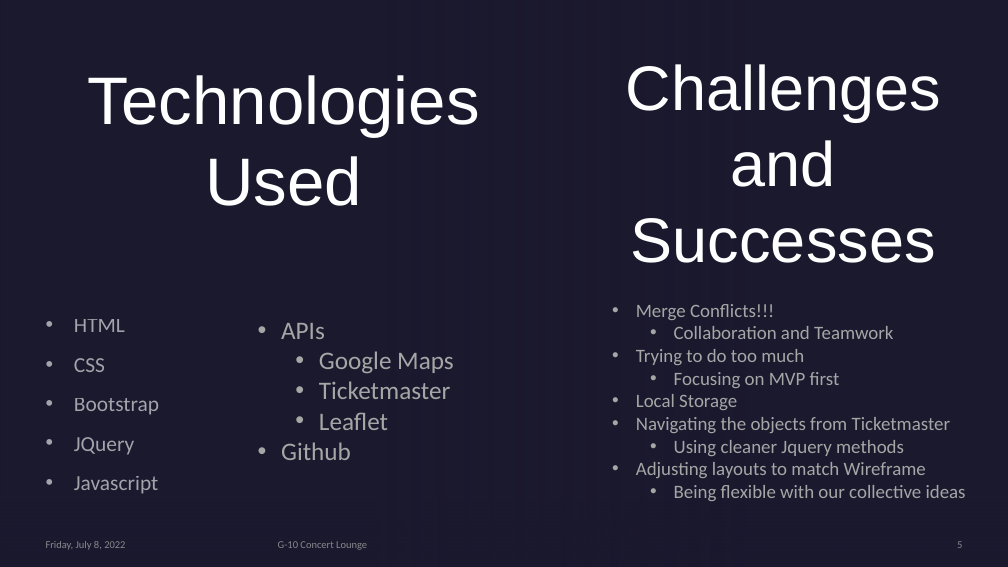
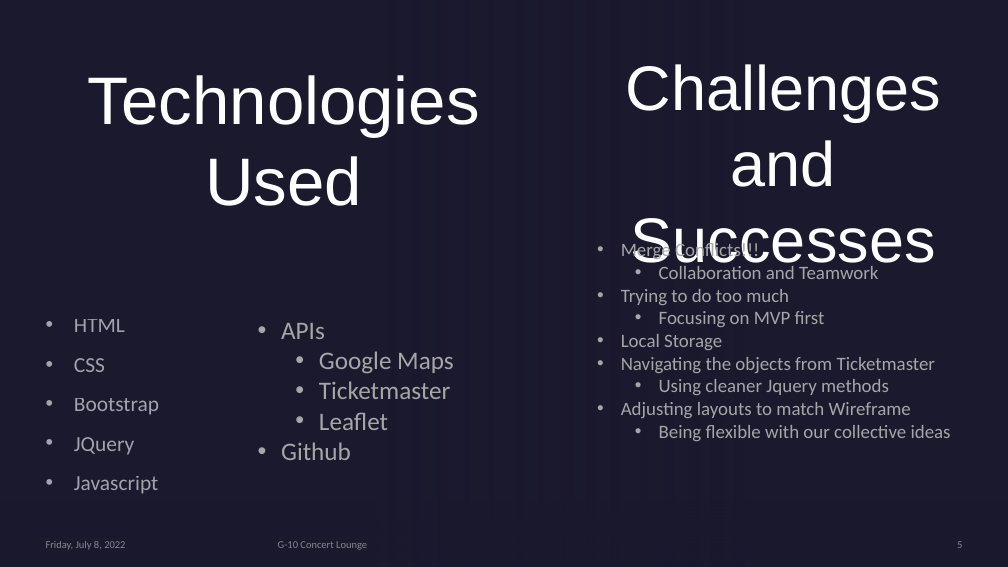
Before and after one commit to huntersteffner/Concert-Finder, a slide deck: slide 5 of Presentation/G-10 Presentation.pptx. Drawn at 1008x567 pixels with LibreOffice and Linux fonts; fonts in the diff are those of the drawing; background and template pictures are left out. Boxes give left, top, right and bottom in pixels: in the first picture for what was removed or moved away, otherwise in the second. Text is boxed around its words. In the diff, an @@ line names an element or a change of style, - is before the commit and + after.

```diff
--- a/Presentation/G-10 Presentation.pptx
+++ b/Presentation/G-10 Presentation.pptx
@@ text "Merge Conflicts!!!": place and size @@
-text "Merge Conflicts!!!" at bbox=[636, 304, 966, 501]
+text "Merge Conflicts!!!" at bbox=[621, 241, 951, 441]
```
Also in this commit, not shown: 1 other slide changed, 1 other file.
